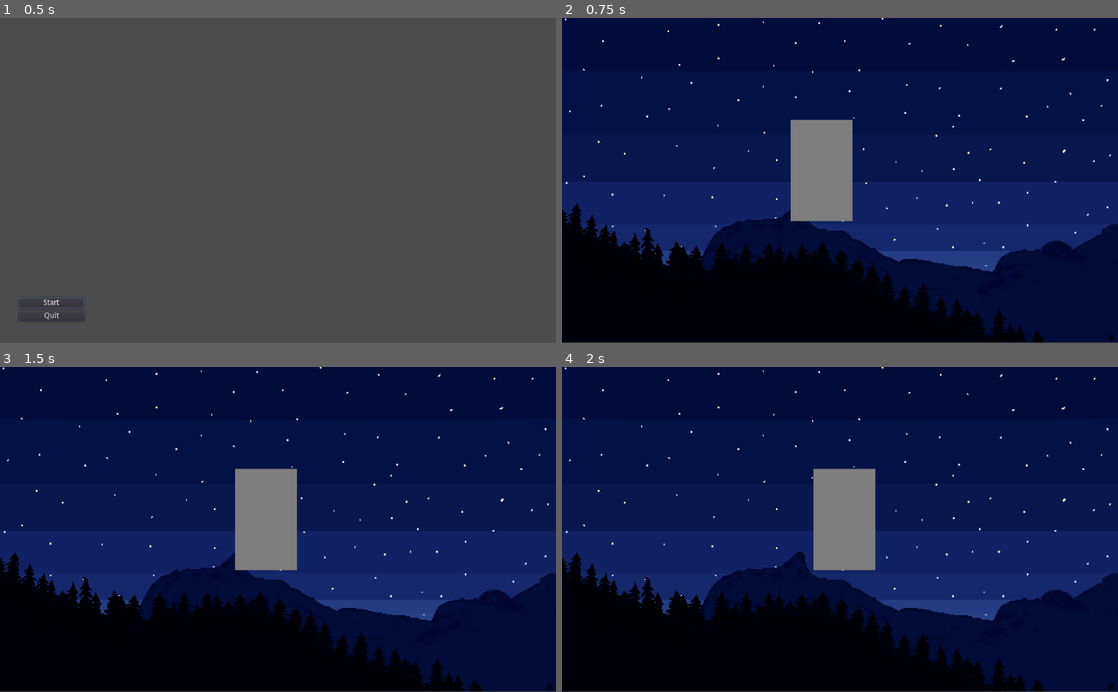
Above: before the commit, frames 1-4 (two rows, left to right).
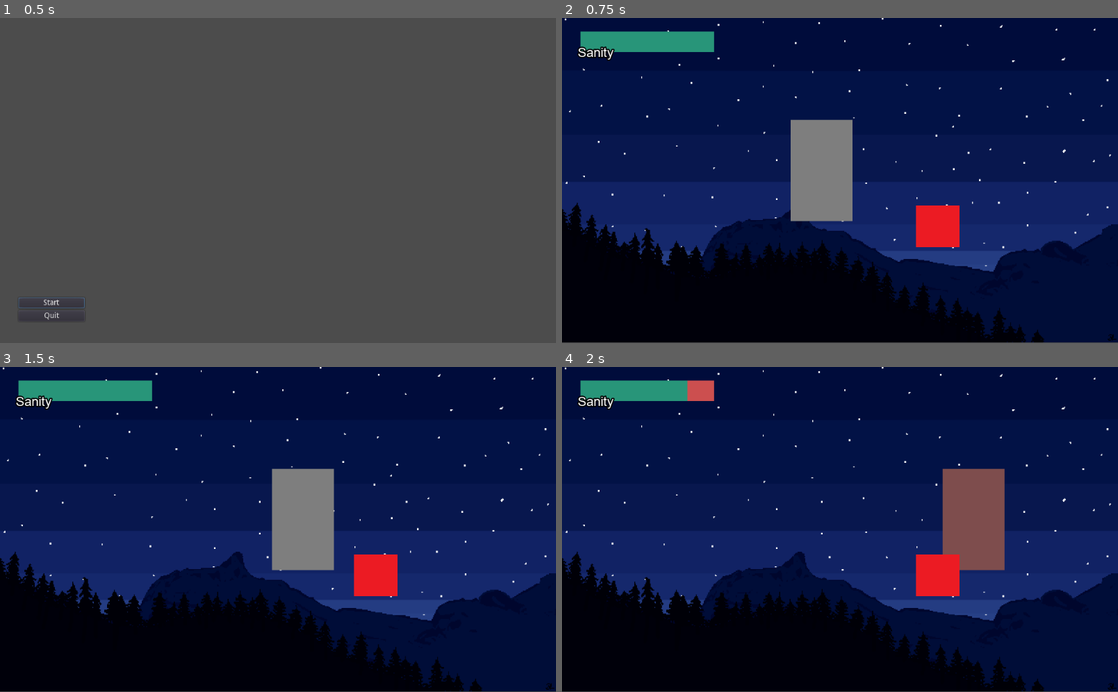
Above: after the commit, the same moments.

Repository: SPL-Practice/GameTAS
Game: Godot game, scene res://assets/scenes/menu/main.tscn
Two runs of this game, one before a commit and one after it. Both use one fixed random seed, a clock stepped at 60 frames per second and the inputs below.
Inputs:
- Up to frame 1 (0.5 s): no input
- Up to frame 2 (0.75 s): click "Start" at 0.5 s
- Up to frame 3 (1.5 s): tap Enter at 1.25 s; hold Right (ui_right) from 1.28 s (still down)
- Up to frame 4 (2 s): keep holding Right (ui_right)

Frame 1 is identical in both runs. In frame 2, 2.7% of the frame differs, in the area x 2-72%, y 4-71%; in frame 3, 6.9%; in frame 4, 9.6%, in the area x 2-80%, y 4-71%.

Commit message:
Created SP, damage

Diff:
--- /dev/null
+++ b/gametas/assets/resources/fonts/arial.tres
@@ -0,0 +1,9 @@
+[gd_resource type="DynamicFont" load_steps=2 format=2]
+
+[ext_resource path="res://assets/resources/fonts/arial/arial.ttf" type="DynamicFontData" id=1]
+
+[resource]
+size = 24
+outline_size = 2
+outline_color = Color( 0, 0, 0, 1 )
+font_data = ExtResource( 1 )
--- /dev/null
+++ b/gametas/assets/resources/themes/menu.tres
@@ -0,0 +1,6 @@
+[gd_resource type="Theme" load_steps=2 format=2]
+
+[ext_resource path="res://assets/resources/fonts/arial.tres" type="DynamicFont" id=1]
+
+[resource]
+default_font = ExtResource( 1 )
--- a/gametas/assets/scenes/levels/scene1/level1.tscn
+++ b/gametas/assets/scenes/levels/scene1/level1.tscn
@@ -1,7 +1,9 @@
-[gd_scene load_steps=3 format=2]
+[gd_scene load_steps=5 format=2]
 
 [ext_resource path="res://assets/resource/images/levels/background-test.png" type="Texture" id=1]
 [ext_resource path="res://assets/scenes/levels/total/hero/man.tscn" type="PackedScene" id=2]
+[ext_resource path="res://assets/scenes/levels/total/enemies/spikes.tscn" type="PackedScene" id=3]
+[ext_resource path="res://assets/scenes/total/ui/sanity.tscn" type="PackedScene" id=4]
 
 [node name="Control" type="Control"]
 anchor_right = 1.0
@@ -14,3 +16,16 @@
 
 [node name="player" parent="." instance=ExtResource( 2 )]
 position = Vector2( 478, 281 )
+
+[node name="spikes" parent="." instance=ExtResource( 3 )]
+position = Vector2( 692, 384 )
+
+[node name="HUD" type="CanvasLayer" parent="."]
+
+[node name="sanity" parent="HUD" instance=ExtResource( 4 )]
+anchor_right = 0.0
+anchor_bottom = 0.0
+margin_left = 34.0
+margin_top = 25.0
+margin_right = 280.0
+margin_bottom = 63.0
--- /dev/null
+++ b/gametas/assets/scenes/levels/total/enemies/spikes.tscn
@@ -0,0 +1,26 @@
+[gd_scene load_steps=5 format=2]
+
+[ext_resource path="res://assets/resources/images/levels/total/enemies/spikes.png" type="Texture" id=1]
+[ext_resource path="res://assets/scripts/levels/enemies/spikes.gd" type="Script" id=2]
+
+[sub_resource type="RectangleShape2D" id=2]
+
+[sub_resource type="RectangleShape2D" id=3]
+
+[node name="spikes" type="StaticBody2D"]
+script = ExtResource( 2 )
+
+[node name="look" type="Sprite" parent="."]
+texture = ExtResource( 1 )
+
+[node name="shape" type="CollisionShape2D" parent="."]
+shape = SubResource( 2 )
+disabled = true
+
+[node name="detector" type="Area2D" parent="."]
+collision_layer = 0
+
+[node name="shape" type="CollisionShape2D" parent="detector"]
+shape = SubResource( 3 )
+
+[connection signal="body_entered" from="detector" to="." method="_on_detector_body_entered"]
--- a/gametas/assets/scenes/levels/total/hero/man.tscn
+++ b/gametas/assets/scenes/levels/total/hero/man.tscn
@@ -6,12 +6,47 @@
 [sub_resource type="RectangleShape2D" id=1]
 extents = Vector2( 56.5, 93 )
 
+[sub_resource type="Animation" id=2]
+resource_name = "damage"
+tracks/0/type = "value"
+tracks/0/path = NodePath(".:modulate")
+tracks/0/interp = 1
+tracks/0/loop_wrap = true
+tracks/0/imported = false
+tracks/0/enabled = true
+tracks/0/keys = {
+"times": PoolRealArray( 0.1, 0.5, 0.9 ),
+"transitions": PoolRealArray( 1, 1, 1 ),
+"update": 0,
+"values": [ Color( 1, 1, 1, 1 ), Color( 1, 0.219608, 0.219608, 1 ), Color( 1, 1, 1, 1 ) ]
+}
+tracks/1/type = "value"
+tracks/1/path = NodePath(".:visible")
+tracks/1/interp = 1
+tracks/1/loop_wrap = true
+tracks/1/imported = false
+tracks/1/enabled = true
+tracks/1/keys = {
+"times": PoolRealArray( 0.1, 0.3, 0.5, 0.7 ),
+"transitions": PoolRealArray( 1, 1, 1, 1 ),
+"update": 1,
+"values": [ false, true, false, true ]
+}
+
 [node name="player" type="KinematicBody2D"]
 script = ExtResource( 2 )
 
-[node name="Sprite" type="Sprite" parent="."]
+[node name="look" type="Sprite" parent="."]
 texture = ExtResource( 1 )
 
-[node name="CollisionShape2D" type="CollisionShape2D" parent="."]
+[node name="shape" type="CollisionShape2D" parent="."]
 position = Vector2( -0.5, 0 )
 shape = SubResource( 1 )
+
+[node name="invulnerability" type="Timer" parent="."]
+wait_time = 0.5
+
+[node name="animation" type="AnimationPlayer" parent="."]
+anims/damage = SubResource( 2 )
+
+[connection signal="timeout" from="invulnerability" to="." method="_on_invulnerability_timeout"]
--- a/gametas/assets/scenes/total/ui/sanity.tscn
+++ b/gametas/assets/scenes/total/ui/sanity.tscn
@@ -1,27 +1,42 @@
-[gd_scene load_steps=4 format=2]
+[gd_scene load_steps=5 format=2]
 
 [ext_resource path="res://assets/resources/images/ui/bars/fill.png" type="Texture" id=1]
 [ext_resource path="res://assets/resources/images/ui/bars/empty.png" type="Texture" id=2]
 [ext_resource path="res://assets/scripts/ui/sanity.gd" type="Script" id=3]
+[ext_resource path="res://assets/resources/themes/menu.tres" type="Theme" id=4]
 
 [node name="sanity" type="Control"]
-anchor_right = 1.0
-anchor_bottom = 1.0
+anchor_right = 0.24
+anchor_bottom = 0.063
+margin_right = 0.23999
+margin_bottom = 0.200001
+theme = ExtResource( 4 )
 script = ExtResource( 3 )
 
 [node name="under" type="TextureProgress" parent="."]
-margin_right = 40.0
-margin_bottom = 40.0
-value = 75.0
+anchor_right = 1.0
+anchor_bottom = 1.0
+max_value = 10.0
+value = 10.0
 texture_under = ExtResource( 2 )
 texture_progress = ExtResource( 1 )
 tint_progress = Color( 0.803922, 0.313726, 0.313726, 1 )
 
 [node name="over" type="TextureProgress" parent="."]
-margin_right = 123.0
-margin_bottom = 19.0
-value = 50.0
+anchor_right = 1.0
+anchor_bottom = 1.0
+max_value = 10.0
+value = 10.0
 texture_progress = ExtResource( 1 )
 tint_progress = Color( 0.160784, 0.588235, 0.478431, 1 )
 
 [node name="updater" type="Tween" parent="."]
+
+[node name="name" type="Label" parent="."]
+anchor_top = 1.0
+anchor_bottom = 1.0
+margin_left = -5.0
+margin_top = -13.0
+margin_right = 67.0
+margin_bottom = 15.0
+text = "Sanity"
--- /dev/null
+++ b/gametas/assets/scripts/levels/enemies/spikes.gd
@@ -0,0 +1,4 @@
+extends StaticBody2D
+
+func _on_detector_body_entered(body):
+	body.damage(5)
--- a/gametas/assets/scripts/levels/player/man.gd
+++ b/gametas/assets/scripts/levels/player/man.gd
@@ -1,18 +1,55 @@
 extends KinematicBody2D
 
+signal health_updated(health)
+signal max_health_updated(health)
+signal killed()
+
 var velocity = Vector2()
+var speed = 400
+
+export (float) var max_health = 25
+onready var health = max_health setget _set_health
+onready var invulnerability_timer = $invulnerability
+onready var animation = $animation
+
+func sanity_up(amount):
+	emit_signal("max_health_updated", max_health + amount)
+
+func damage(amount):
+	if invulnerability_timer.is_stopped():
+		invulnerability_timer.start()
+		_set_health(health - amount)
+		animation.play("damage")
+
+func kill():
+	print("killed")
+	queue_free()
+
+func _set_health(value):
+	var prev_health = health
+	health = clamp(value, 0, max_health);
+	if health != prev_health:
+		emit_signal("health_updated", health)
+		if health == 0:
+			kill()
+			emit_signal("killed")
 
 func _physics_process(delta):
+	velocity.x = 0
+	velocity.y = 0
+
 	if Input.is_action_pressed("ui_left"):
-		velocity.x = -60
+		velocity.x = -speed
 	elif Input.is_action_pressed("ui_right"):
-		velocity.x = 60
-	elif Input.is_action_pressed("ui_up"):
-		velocity.y = -60
+		velocity.x = speed
+
+	if Input.is_action_pressed("ui_up"):
+		velocity.y = -speed
 	elif Input.is_action_pressed("ui_down"):
-		velocity.y = 60
-	else:
-		velocity.x = 0
-		velocity.y = 0
+		velocity.y = speed
 
 	move_and_slide(velocity)
+
+
+func _on_invulnerability_timeout():
+	invulnerability_timer.stop()
--- a/gametas/assets/scripts/ui/sanity.gd
+++ b/gametas/assets/scripts/ui/sanity.gd
@@ -4,11 +4,20 @@
 onready var sanity_under = $under
 onready var update_tween = $updater
 
-func _on_health_updated(health, amount):
+onready var character = get_parent().get_parent().get_node("player")
+
+func _ready():
+	character.connect("health_updated", self, "_on_health_updated")
+	character.connect("max_health_updated", self, "_on_max_health_updated")
+	_on_max_health_updated(character.max_health)
+
+func _on_health_updated(health):
 	sanity_over.value = health
-	update_tween.interpolate_property(sanity_under, "value", sanity_under.value, health, 0.4, Tween.TRANS_SINE, Tween.EASE_IN_OUT)
+	update_tween.interpolate_property(sanity_under, "value", sanity_under.value, health, 0.25, Tween.TRANS_SINE, Tween.EASE_IN_OUT, 0.25)
 	update_tween.start()
 
 func _on_max_health_updated(max_health):
 	sanity_over.max_value = max_health
 	sanity_under.max_value = max_health
+	sanity_over.value = max_health
+	sanity_under.value = max_health
Binary file added: gametas/assets/resources/fonts/arial/ARIALN.TTF
Binary file added: gametas/assets/resources/fonts/arial/ARIALNB.TTF
Binary file added: gametas/assets/resources/fonts/arial/ARIALNBI.TTF
Binary file added: gametas/assets/resources/fonts/arial/ARIALNI.TTF
Binary file added: gametas/assets/resources/fonts/arial/ARLRDBD.TTF
Binary file added: gametas/assets/resources/fonts/arial/arial.ttf
Binary file added: gametas/assets/resources/fonts/arial/arialbd.ttf
Binary file added: gametas/assets/resources/fonts/arial/arialbi.ttf
Binary file added: gametas/assets/resources/fonts/arial/ariali.ttf
Binary file added: gametas/assets/resources/fonts/arial/ariblk.ttf
Binary file added: gametas/assets/resources/images/levels/total/enemies/spikes.png
Not shown, added: gametas/assets/resources/images/levels/total/enemies/spikes.png.import
(and 3 more such lines)
